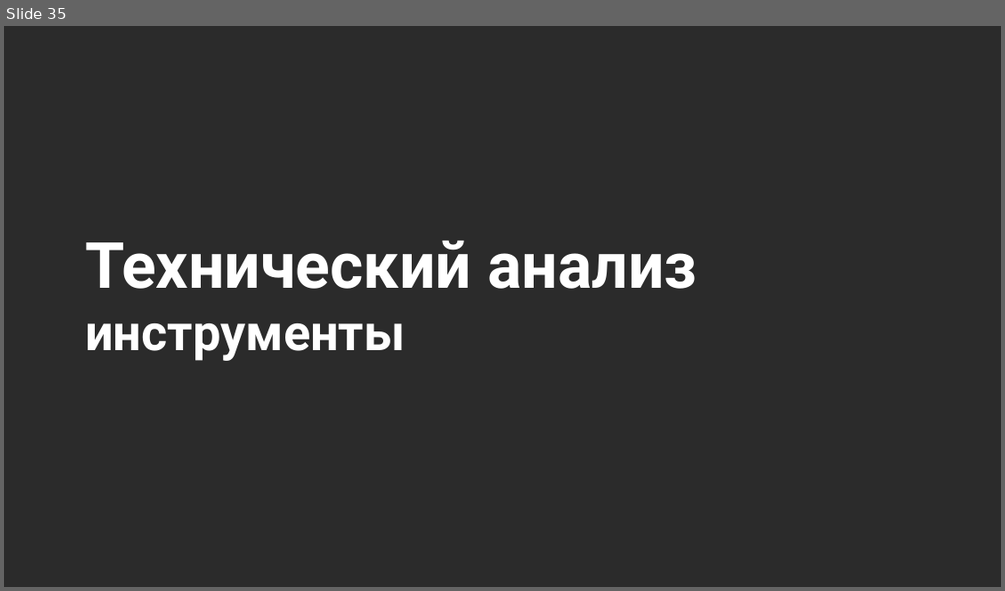
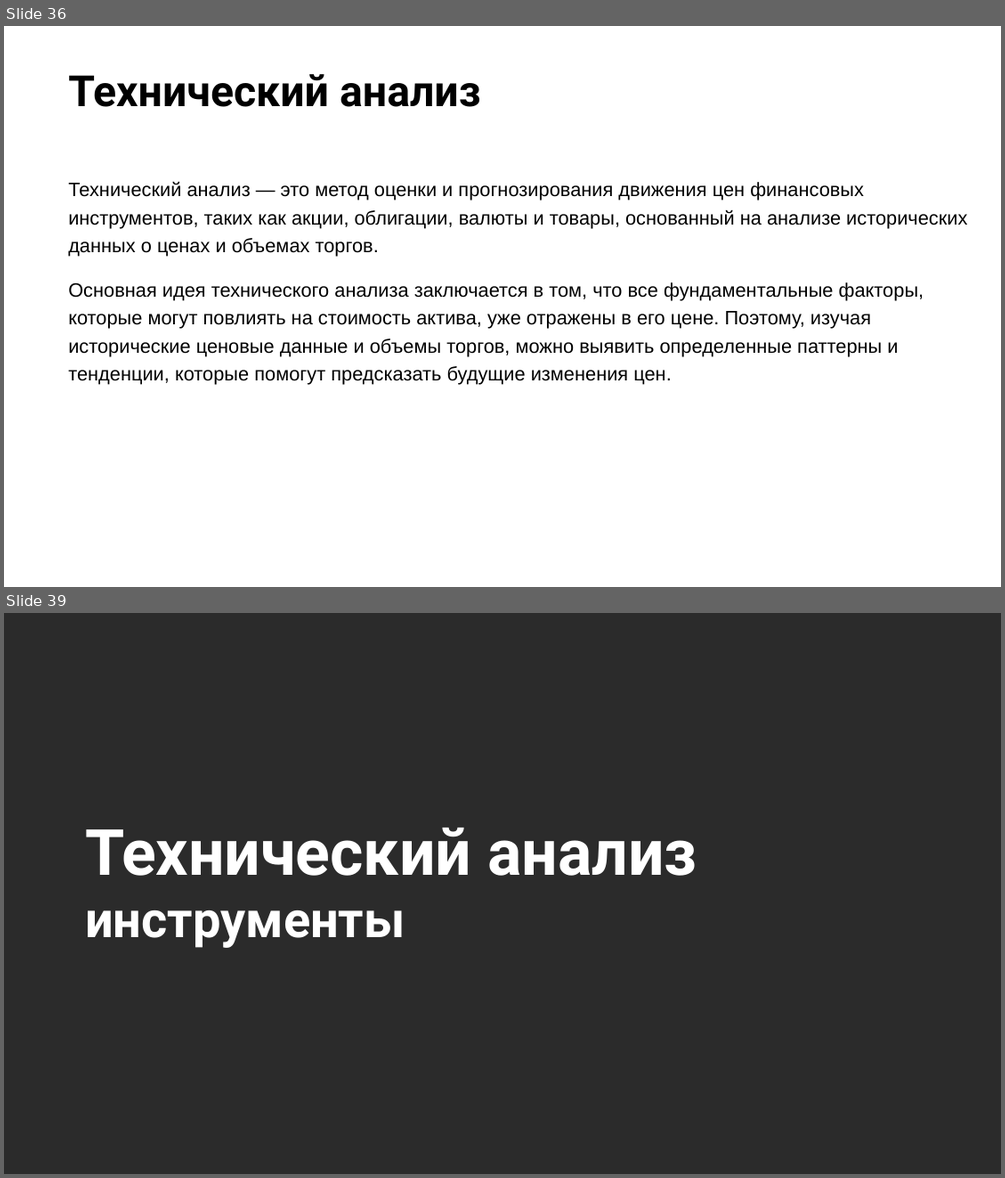
Before and after one commit to stureiko/Otus_lectures, a slide deck: FinML/Open_lesson_graph_patterns/Presentation/Graph_patterns.pptx. Shown one above the other, each under a label of ours: slide 35 before the commit, slides 36 and 39 after it; the slides between them are not shown. The pictures are 1005x591 and 1005x1178 pixels, drawn with LibreOffice and Linux fonts; fonts in the diff are those of the drawing; background and template pictures are left out; a plain dark background stands for a picture behind light text. Boxes give left, top, right and bottom in pixels: in the first picture for what was removed or moved away, otherwise in the second. Text is boxed around its words. In the diff, an @@ line names an element or a change of style, - is before the commit and + after.

```diff
--- a/FinML/Open_lesson_graph_patterns/Presentation/Graph_patterns.pptx
+++ b/FinML/Open_lesson_graph_patterns/Presentation/Graph_patterns.pptx
@@ slide 36 added at <box>4,26,1001,587</box>, background picture (left out) @@
@@ title added at <box>68,74,481,107</box>, 31 pt, text #000000, bold @@
+Технический анализ
@@ text added at <box>68,181,967,385</box>, 14 pt, text #000000 @@
+Технический анализ — это метод оценки и прогнозирования движения цен финансовых инструментов, таких как акции, облигации, валюты и товары, основанный на анализе исторических данных о ценах и объемах торгов.
+Основная идея технического анализа заключается в том, что все фундаментальные факторы, которые могут повлиять на стоимость актива, уже отражены в его цене. Поэтому, изучая исторические ценовые данные и объемы торгов, можно выявить определенные паттерны и тенденции, которые помогут предсказать будущие изменения цен.
@@ what was slide 35 is now slide 39 @@
```
Also in this commit, not shown: 4 slides changed, 3 other slides added, 8 slides removed, 12 other files.
